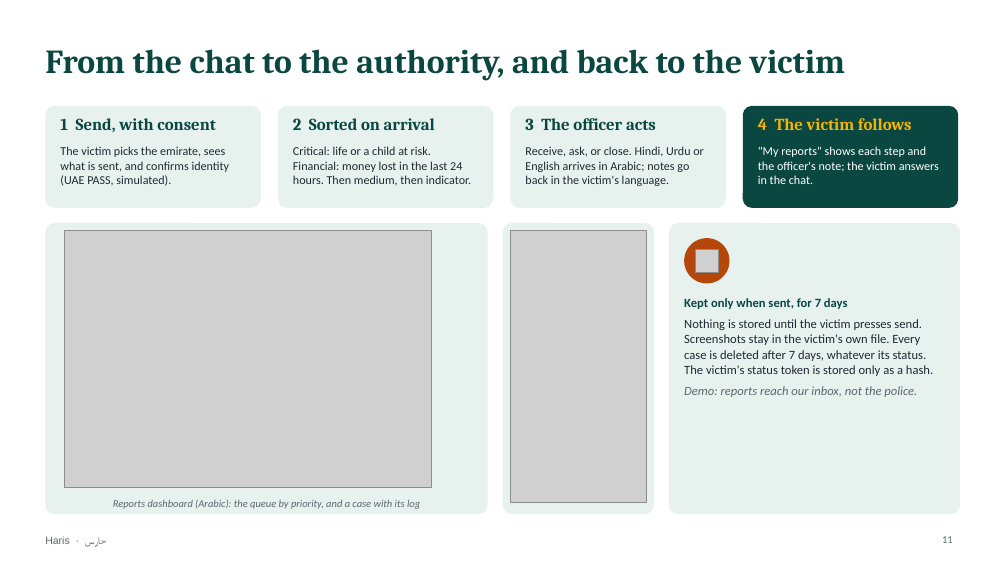
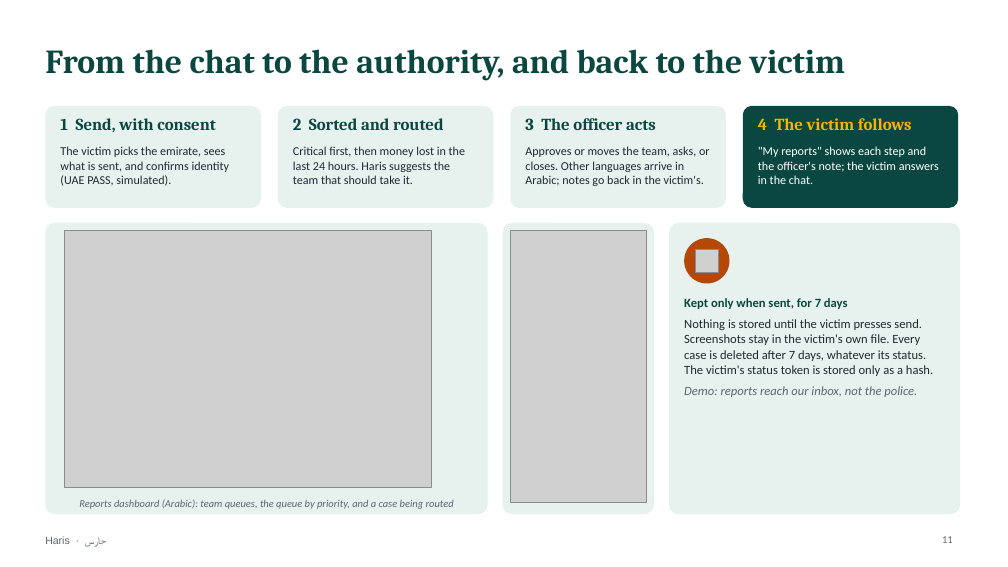
Before and after one commit to mohamedtorky2022/Haris, a slide deck: slide 11 of docs/Haris-presentation.pptx. Drawn at 1008x567 pixels with LibreOffice and Linux fonts; fonts in the diff are those of the drawing; grey boxes stand for pictures. Boxes give left, top, right and bottom in pixels: in the first picture for what was removed or moved away, otherwise in the second. Text is boxed around its words. In the diff, an @@ line names an element or a change of style, - is before the commit and + after.

```diff
--- a/docs/Haris-presentation.pptx
+++ b/docs/Haris-presentation.pptx
@@ text at [293, 118, 443, 130]: text changed @@
-2 Sorted on arrival
+2 Sorted and routed
@@ text at [293, 146, 465, 184]: text changed @@
-Critical: life or a child at risk. Financial: money lost in the last 24 hours. Then medium, then indicator.
+Critical first, then money lost in the last 24 hours. Haris suggests the team that should take it.
@@ text at [525, 146, 710, 186]: text changed @@
-Receive, ask, or close. Hindi, Urdu or English arrives in Arabic; notes go back in the victim's language.
+Approves or moves the team, asks, or closes. Other languages arrive in Arabic; notes go back in the victim's.
@@ text at [79, 499, 454, 509]: text changed @@
-Reports dashboard (Arabic): the queue by priority, and a case with its log
+Reports dashboard (Arabic): team queues, the queue by priority, and a case being routed
```
Also in this commit, not shown: 1 other slide changed, 1 slide added, 5 other files.
